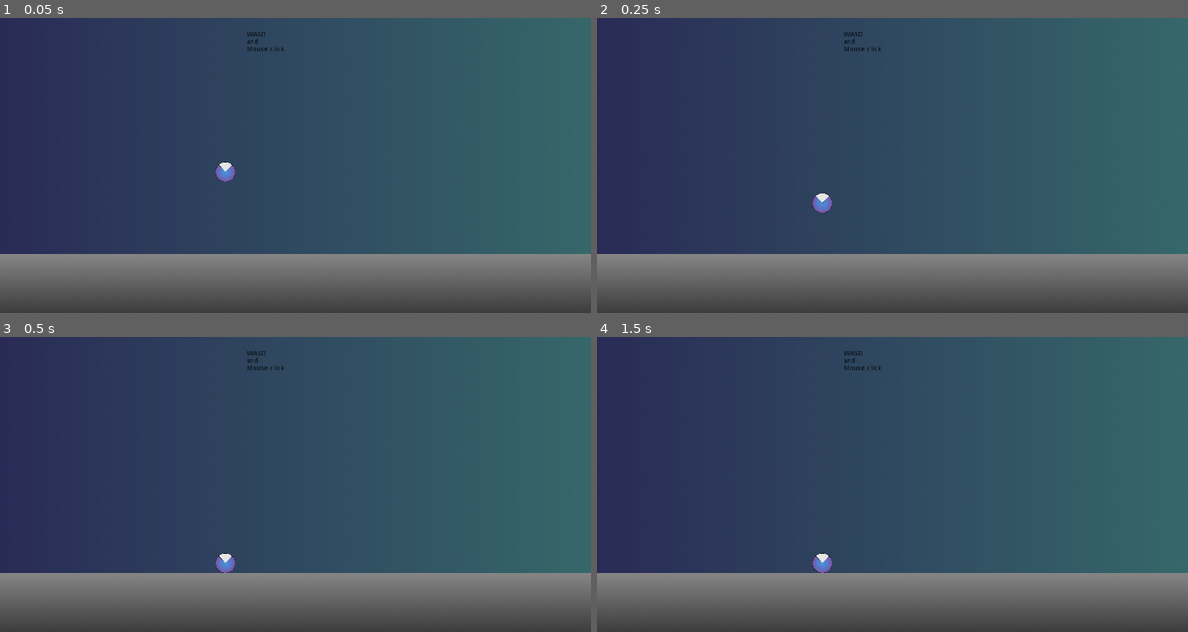
Above: before the commit, frames 1-4 (two rows, left to right).
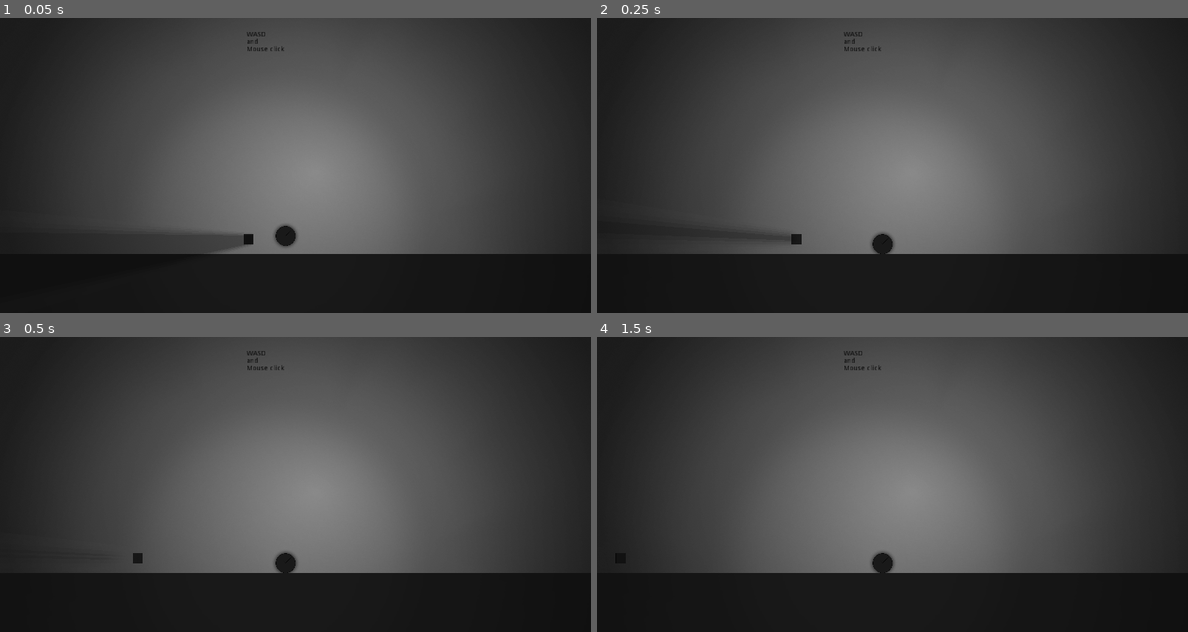
Above: after the commit, the same moments.

Repository: elleremo/ruslan_game
Game: Godot game, scene res://main.tscn
Two runs of this game, one before a commit and one after it. Both use one fixed random seed, a clock stepped at 60 frames per second and the inputs below.
Inputs:
- Up to frame 1 (0.05 s): no input
- Up to frame 2 (0.25 s): no input
- Up to frame 3 (0.5 s): no input
- Up to frame 4 (1.5 s): hold Space (space) 0.53-1.28 s; tap Space (space) at 1.35 s

The runs differ from the first frame. In frame 1, 99% of the frame differs, in the area x 0-100%, y 0-100%; in frame 2, 99%; in frame 3, 99%; in frame 4, 99%.
Error after the commit: Trying to assign value of type 'KinematicBody2D' to a variable of type 'KinematicBody'.

Commit message:
save home

Diff:
--- a/game/ball.tscn
+++ b/game/ball.tscn
@@ -1,8 +1,9 @@
-[gd_scene load_steps=6 format=2]
+[gd_scene load_steps=10 format=2]
 
 [ext_resource path="res://res/ball.png" type="Texture" id=1]
-[ext_resource path="res://res/ball2.png" type="Texture" id=2]
-[ext_resource path="res://res/light.png" type="Texture" id=3]
+[ext_resource path="res://res - Copy/light.png" type="Texture" id=2]
+[ext_resource path="res://res/ball2.png" type="Texture" id=3]
+[ext_resource path="res://res/light.png" type="Texture" id=4]
 
 [sub_resource type="GDScript" id=1]
 script/source = "extends KinematicBody2D
@@ -11,7 +12,7 @@
 # var a: int = 2
 # var b: String = \"text\"
 
-export var jump_speed: int = -500
+export var jump_speed: int = -1500
 export var gravity: int = 1000
 export var speed:int = 300
 # Called when the node enters the scene tree for the first time.
@@ -62,18 +63,63 @@
 [sub_resource type="CircleShape2D" id=2]
 radius = 40.0
 
+[sub_resource type="VisualShaderNodeColorConstant" id=3]
+output_port_for_preview = 0
+constant = Color( 0.734375, 0, 0, 1 )
+
+[sub_resource type="VisualShader" id=4]
+code = "shader_type canvas_item;
+
+
+
+void vertex() {
+// Вывод:0
+
+}
+
+void fragment() {
+// Вывод:0
+
+}
+
+void light() {
+// Вывод:0
+
+}
+"
+graph_offset = Vector2( 0, 36 )
+mode = 1
+flags/light_only = false
+nodes/fragment/0/position = Vector2( 380, 140 )
+nodes/fragment/2/node = SubResource( 3 )
+nodes/fragment/2/position = Vector2( 860, 80 )
+
+[sub_resource type="ShaderMaterial" id=5]
+render_priority = 1
+shader = SubResource( 4 )
+
 [node name="ball" type="KinematicBody2D"]
 script = SubResource( 1 )
-jump_speed = -1000
 gravity = 2000
 
 [node name="CollisionShape2D" type="CollisionShape2D" parent="."]
 shape = SubResource( 2 )
 
 [node name="ball" type="Sprite" parent="."]
+material = SubResource( 5 )
 position = Vector2( 0, 0.0202332 )
 scale = Vector2( 0.4, 0.400202 )
 texture = ExtResource( 1 )
+
+[node name="Light2D" type="Light2D" parent="ball"]
+texture = ExtResource( 2 )
+texture_scale = 6.9
+color = Color( 1, 1, 1, 0.611765 )
+shadow_enabled = true
+shadow_color = Color( 0, 0, 0, 0.909804 )
+shadow_gradient_length = 18.0
+shadow_filter = 2
+shadow_filter_smooth = 19.0
 
 [node name="CollisionPolygon2D" type="CollisionPolygon2D" parent="."]
 editor/display_folded = true
--- a/game/cube.tscn
+++ b/game/cube.tscn
@@ -45,6 +45,9 @@
 #	pass
 "
 
+[sub_resource type="OccluderPolygon2D" id=4]
+polygon = PoolVector2Array( -40, -40, 40, -40, 40, 40, -40, 40, -40, -40 )
+
 [node name="cube" type="KinematicBody2D"]
 scale = Vector2( 0.5, 0.5 )
 script = SubResource( 1 )
@@ -57,3 +60,6 @@
 scale = Vector2( 0.4, 0.4 )
 texture = ExtResource( 1 )
 script = SubResource( 3 )
+
+[node name="LightOccluder2D" type="LightOccluder2D" parent="."]
+occluder = SubResource( 4 )
--- a/game/emmiter.tscn
+++ b/game/emmiter.tscn
@@ -6,12 +6,12 @@
 
 var list = Array();
 var is_start = false;
-onready var timer = get_node(\"Timer\");
+onready var timer:Timer = get_node(\"Timer\");
 
 # Declare member variables here. Examples:
 # Called when the node enters the scene tree for the first time.
 func _ready() -> void:
-	timer.set_wait_time( 2 );
+	timer.set_wait_time( 1 );
 	timer.connect(\"timeout\", self, \"_on_Timer_timeout\");
 	timer.start()
 	pass # Replace with function body.
@@ -20,7 +20,9 @@
 #	pass
 
 func _on_Timer_timeout():
-    print('TIMER')
+	print('TIMER');
+	timer.set_wait_time( rand_range(0.1, 1.0) );
+	push_cube();
 
 func _process(delta: float) -> void:
 	#var w_size = get_viewport_rect();
@@ -33,8 +35,8 @@
 func removeCube():
 	#var vsize = get_viewport_rect();
 	if !list.empty():
-		print('LEFT');
-		if (list[0].global_position.x < 500):
+		#print('LEFT');
+		if (list[0].global_position.x < 10):
 			print('LEFT');
 			remove_child(list[0])
 			list[0].free();
@@ -47,14 +49,14 @@
 func get_input():
 	var click = Input.is_action_just_pressed(\"ml\")
 	if click:
-		push_cube(position);
+		push_cube();
 		#print(position)
 	#	print($bg.texture.get_size())
 	#if right:
 	#	velocity.x = speed
 
-func push_cube(pos:Vector2):
-	var cube:KinematicBody2D = preload(\"res://cube.tscn\").instance();
+func push_cube():
+	var cube:KinematicBody = preload(\"res://cube.tscn\").instance();
 	var size_cube = cube.get_node(\"cube\").texture.get_size()
 	var offset_y = size_cube * cube.get_node(\"cube\").scale
 	#print(offset_y)
@@ -66,6 +68,8 @@
 	list.append(cube)
 	#print(list)
 	cube.position.y = -offset_y.y/4;
+	#print(get_viewport_rect().size.x )
+	#cube.global_position.x#get_viewport_rect().size.x -500
 	add_child(cube)
 	pass
 	#print(pos);
--- a/game/main.tscn
+++ b/game/main.tscn
@@ -1,9 +1,10 @@
-[gd_scene load_steps=6 format=2]
+[gd_scene load_steps=7 format=2]
 
 [ext_resource path="res://res/bg.png" type="Texture" id=1]
-[ext_resource path="res://ball.tscn" type="PackedScene" id=2]
-[ext_resource path="res://floor.tscn" type="PackedScene" id=3]
-[ext_resource path="res://emmiter.tscn" type="PackedScene" id=4]
+[ext_resource path="res://cube.tscn" type="PackedScene" id=2]
+[ext_resource path="res://ball.tscn" type="PackedScene" id=3]
+[ext_resource path="res://floor.tscn" type="PackedScene" id=4]
+[ext_resource path="res://emmiter.tscn" type="PackedScene" id=5]
 
 [sub_resource type="GDScript" id=1]
 script/source = "extends Node2D
@@ -48,11 +49,16 @@
 "_edit_lock_": true
 }
 
-[node name="ball" parent="." instance=ExtResource( 2 )]
-position = Vector2( 457.688, 309.773 )
+[node name="cube" parent="." instance=ExtResource( 2 )]
+position = Vector2( 530, 450 )
+scale = Vector2( 0.25, 0.25 )
+
+[node name="ball" parent="." instance=ExtResource( 3 )]
+position = Vector2( 580, 440.02 )
 scale = Vector2( 0.5, 0.5 )
+jump_speed = -700
 
-[node name="floor" parent="." instance=ExtResource( 3 )]
+[node name="floor" parent="." instance=ExtResource( 4 )]
 position = Vector2( 580, 540 )
 
 [node name="Camera2D" type="Camera2D" parent="."]
@@ -68,5 +74,5 @@
 and
 Mouse click"
 
-[node name="emmiter" parent="." instance=ExtResource( 4 )]
-position = Vector2( 800, 480 )
+[node name="emmiter" parent="." instance=ExtResource( 5 )]
+position = Vector2( 1380, 480 )
Not shown: 1 places in game/ball.tscn that only renumber resources
Not shown: 1 places in game/cube.tscn that only renumber resources
Binary file added: game/res - Copy/ball.png
Not shown, added: game/res - Copy/ball.png.import
Binary file added: game/res - Copy/ball2.png
Not shown, added: game/res - Copy/ball2.png.import
Binary file added: game/res - Copy/bg.png
Not shown, added: game/res - Copy/bg.png.import
Binary file added: game/res - Copy/cube.png
Not shown, added: game/res - Copy/cube.png.import
Binary file added: game/res - Copy/cube2.png
Not shown, added: game/res - Copy/cube2.png.import
(and 14 more such lines)
